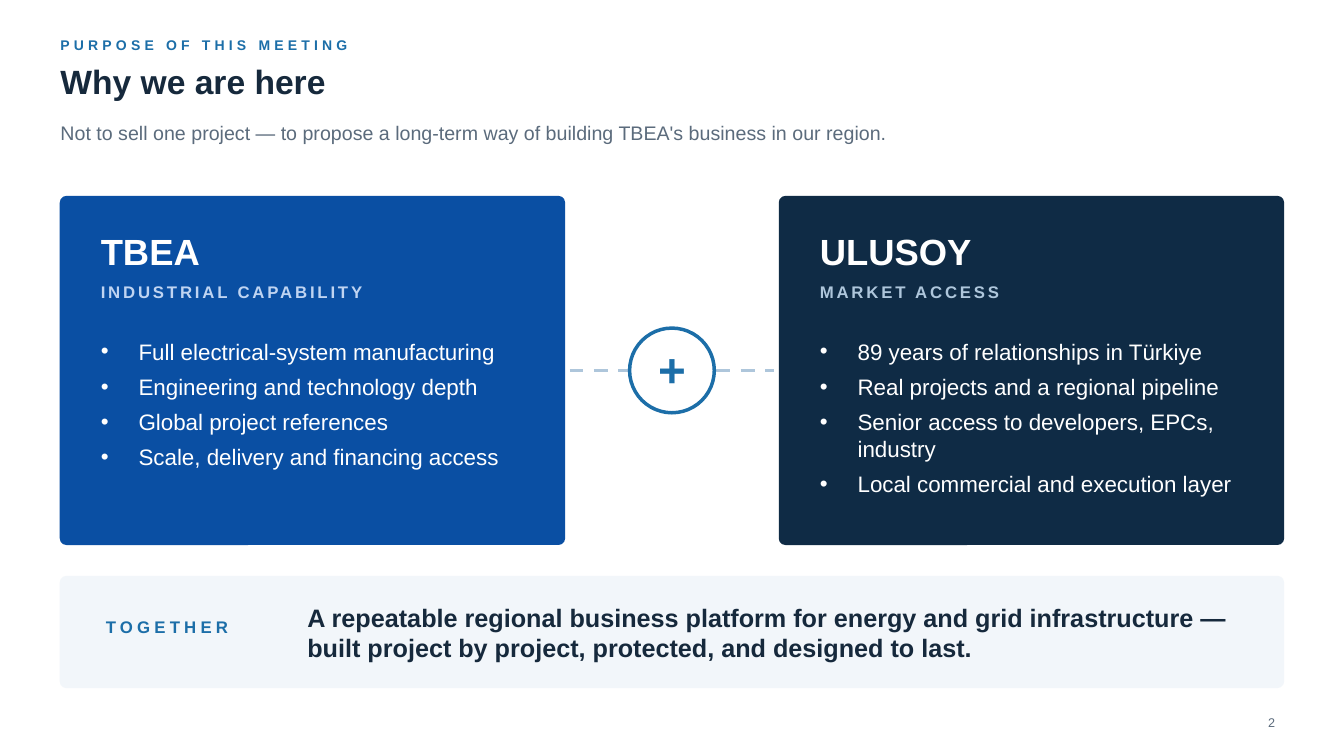
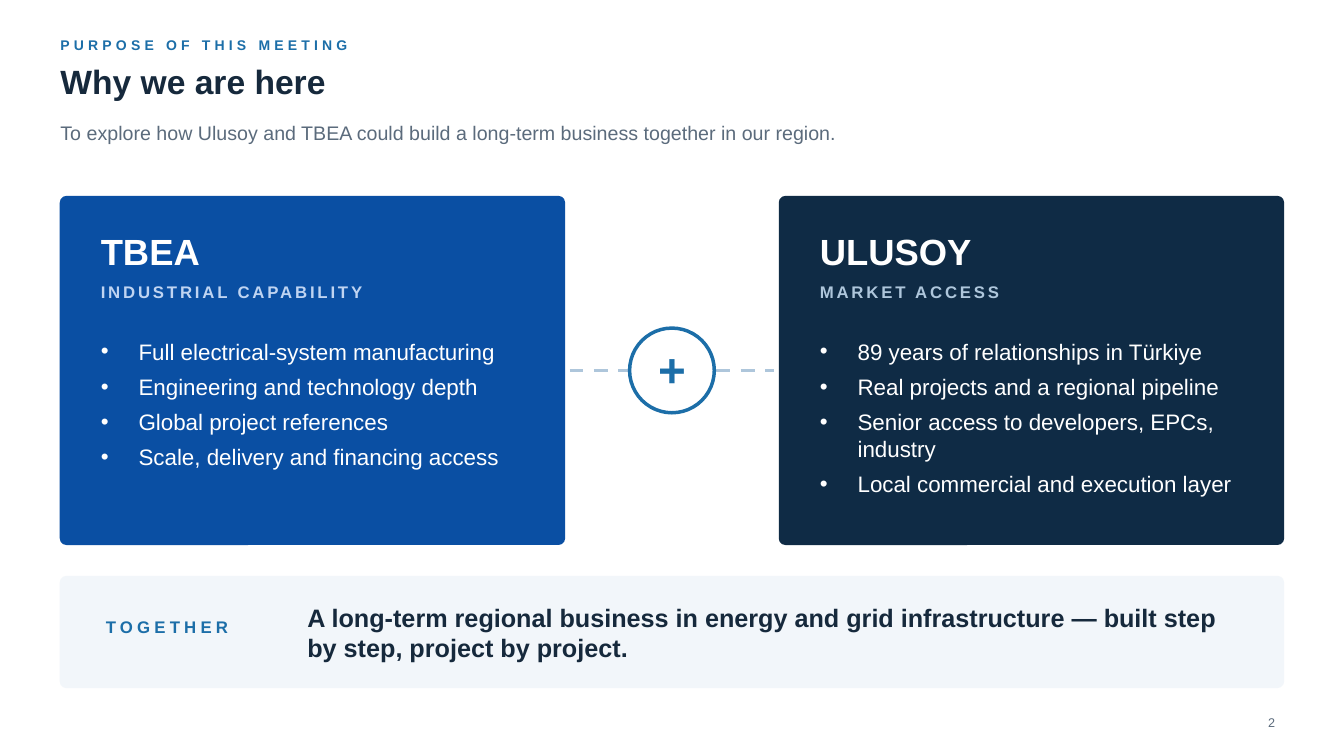
Before and after one commit to taimoorRazi/MultiTransformer, a slide deck: slide 2 of TBEA_HQ_Partnership_v2/Ulusoy - TBEA Partnership.pptx. Drawn at 1344x756 pixels with LibreOffice and Linux fonts; fonts in the diff are those of the drawing; background and template pictures are left out. Boxes give left, top, right and bottom in pixels: in the first picture for what was removed or moved away, otherwise in the second. Text is boxed around its words. In the diff, an @@ line names an element or a change of style, - is before the commit and + after.

```diff
--- a/TBEA_HQ_Partnership_v2/Ulusoy - TBEA Partnership.pptx
+++ b/TBEA_HQ_Partnership_v2/Ulusoy - TBEA Partnership.pptx
@@ text at (60,126,836,144): text changed @@
-Not to sell one project — to propose a long-term way of building TBEA's business in our region.
+To explore how Ulusoy and TBEA could build a long-term business together in our region.
@@ text at (307,608,1216,663): text changed @@
-A repeatable regional business platform for energy and grid infrastructure — built project by project, protected, and designed to last.
+A long-term regional business in energy and grid infrastructure — built step by step, project by project.
```
Also in this commit, not shown: 25 other slides changed, 1 slide added, 5 slides removed, 17 other files.
